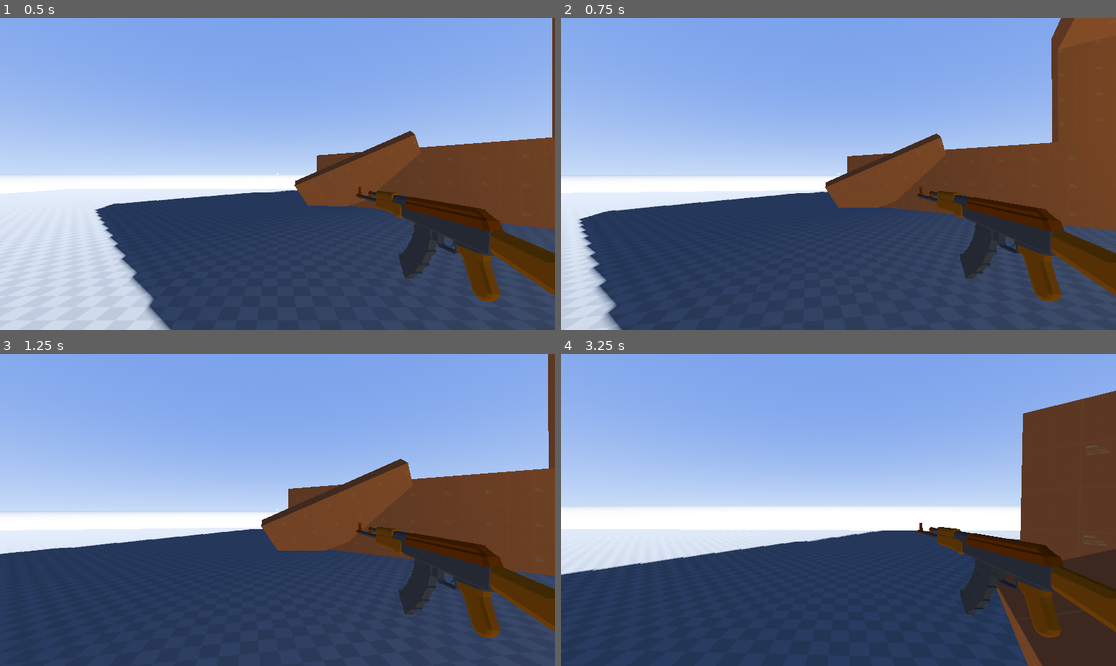
Above: before the commit, frames 1-4 (two rows, left to right).
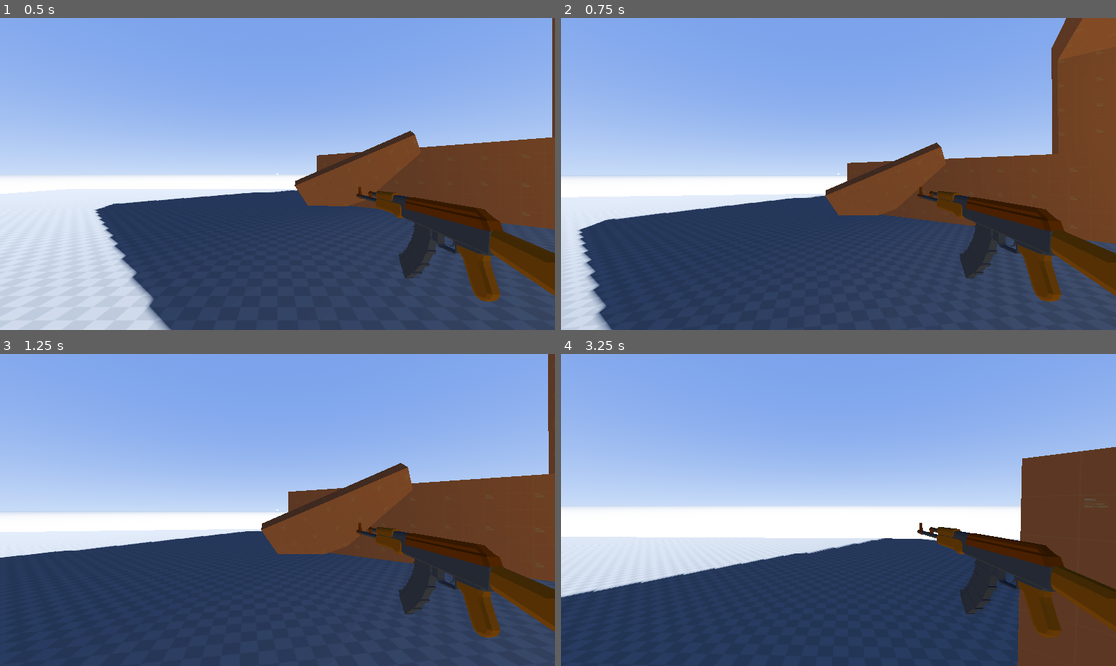
Above: after the commit, the same moments.

Repository: xandwr/deadshot-duels
Game: Godot game, scene res://Scenes/TestWorld.tscn
Same seed, same stepped clock (60 frames per second), same inputs: the game is played once before the commit and once after it.
Inputs (mouse positions are in pixels of both pictures, inside the frame that each line leads up to):
- Up to frame 1 (0.5 s): no input
- Up to frame 2 (0.75 s): tap Enter at 0.5 s; move the mouse to (866, 174) at 0.52 s; hold W (move_forward) from 0.53 s (still down); tap Space (jump) at 0.6 s
- Up to frame 3 (1.25 s): keep holding W (move_forward); tap Space (jump) at 0.77, 1.07 s
- Up to frame 4 (3.25 s): keep holding W (move_forward); move the mouse to (810, 510) at 1.27 s; click (810, 510) at 1.35 s; tap Space (jump) at 1.52, 1.55, 1.82, 2.1, 3.02, 3.05 s; move the mouse to (849, 503) at 2.02 s; move the mouse to (832, 516) at 2.77 s; click (832, 516) at 2.85 s

Frame 1 is identical in both runs. In frame 2, 5.2% of the frame differs, in the area x 0-100%, y 0-100%; in frame 3, 2.3%; in frame 4, 11%, in the area x 0-100%, y 11-100%.

Commit message:
Added jumping and gravity to the player + modularized the code some more

Diff:
--- a/player.gd
+++ b/player.gd
@@ -20,17 +20,24 @@
 ]
 
 var move_speed = 4.0
+var jump_force = 4.0
 
 
-func _physics_process(_delta: float) -> void:
-	_handle_movement()
+func _physics_process(delta: float) -> void:
+	_handle_movement(delta)
 
 	if Input.is_action_pressed("shoot"):
 		if !gun_anim_player.is_playing():
 			_handle_shoot()
 
 
-func _handle_movement() -> void:
+func _handle_movement(delta: float) -> void:
+	if Input.is_action_just_pressed("jump") and is_on_floor():
+		velocity.y = jump_force
+
+	if not is_on_floor():
+		velocity += get_gravity() * delta
+
 	var direction = Vector3(
 		Input.get_action_strength("move_right") - Input.get_action_strength("move_left"),
 		0.0,
@@ -43,8 +50,8 @@
 	var world_direction = (right * direction.x + forward * direction.z).normalized()
 
 	var target_velocity = world_direction * move_speed
-	velocity = lerp(velocity, target_velocity, 0.08)
 
+	velocity = lerp(velocity, Vector3(target_velocity.x, velocity.y, target_velocity.z), 0.08)
 	move_and_slide()
 
 
--- a/project.godot
+++ b/project.godot
@@ -72,6 +72,7 @@
 3d/run_on_separate_thread=true
 common/physics_ticks_per_second=128
 common/max_physics_steps_per_frame=32
+3d/default_gravity=12.0
 
 [rendering]
 
